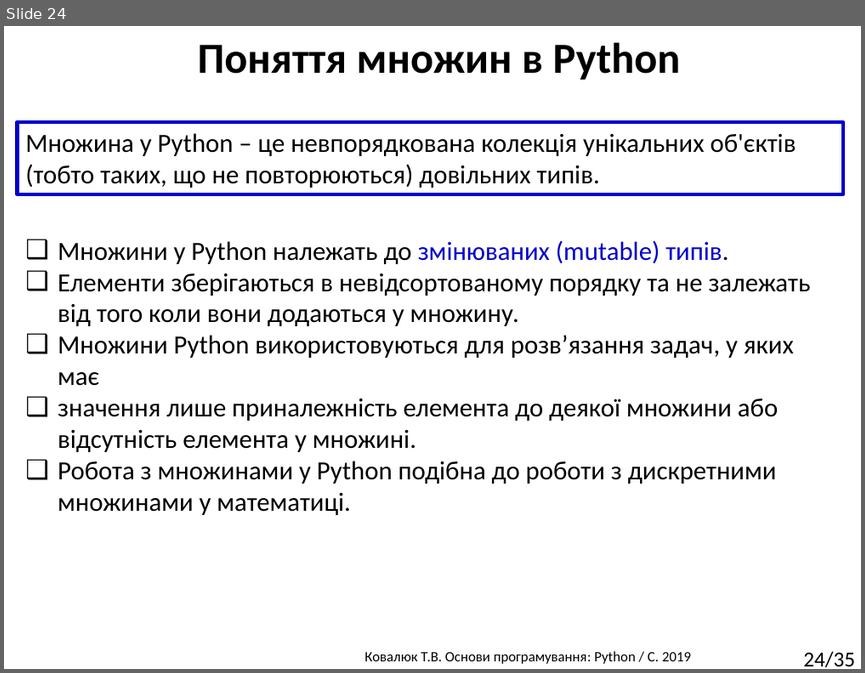
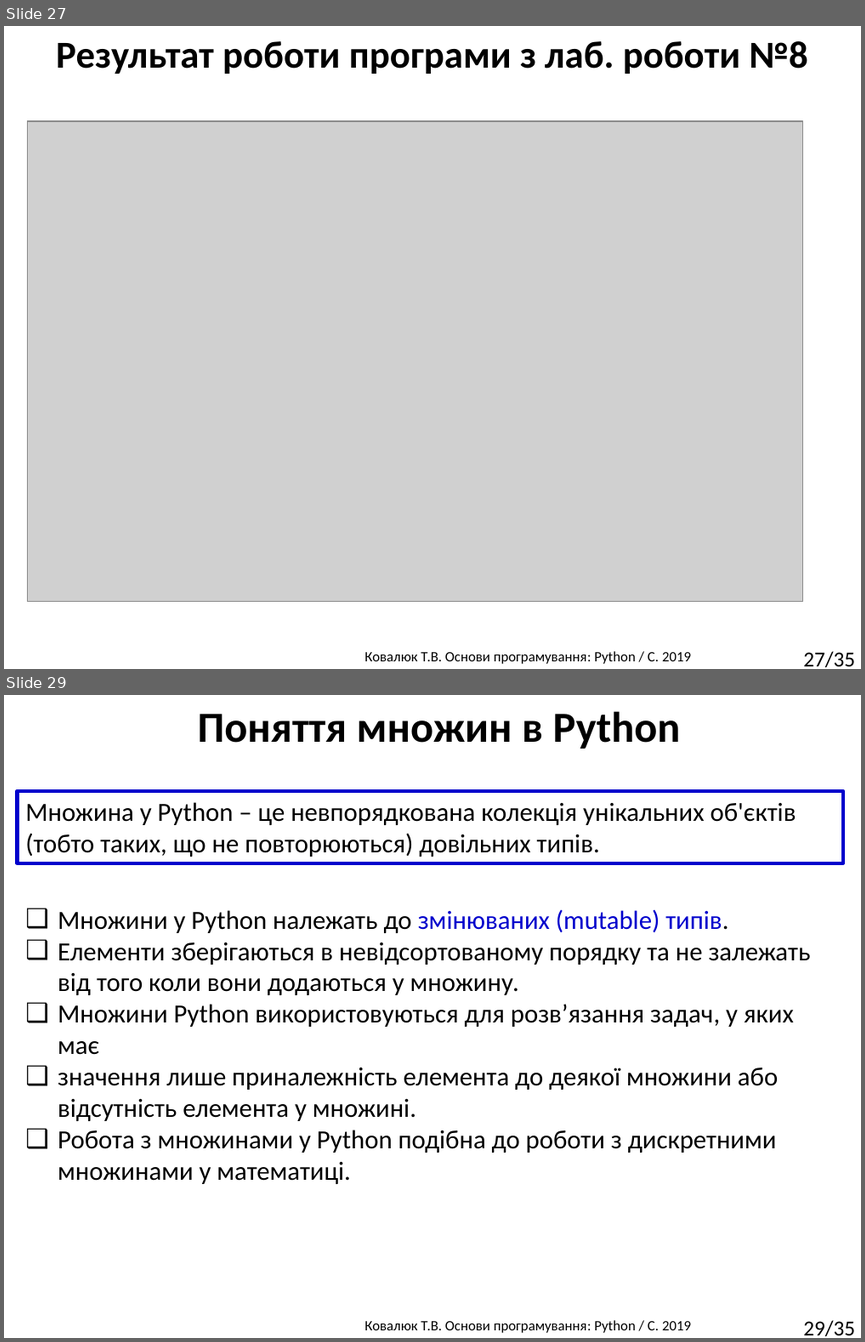
Before and after one commit to tkovalyuk/Basics-of-programming, a slide deck: lec10_python_Dictionaries+Set.pptx. Shown one above the other, each under a label of ours: slide 24 before the commit, slides 27 and 29 after it; the slides between them are not shown. The pictures are 865x673 and 865x1342 pixels, drawn with LibreOffice and Linux fonts; fonts in the diff are those of the drawing; grey boxes stand for pictures; background and template pictures are left out. Boxes give left, top, right and bottom in pixels: in the first picture for what was removed or moved away, otherwise in the second. Text is boxed around its words. In the diff, an @@ line names an element or a change of style, - is before the commit and + after.

```diff
--- a/lec10_python_Dictionaries+Set.pptx
+++ b/lec10_python_Dictionaries+Set.pptx
@@ slide 27 added at (4, 26, 861, 669), background #FFFFFF; not listed: 2 template elements that a slide beside it also shows @@
@@ text added at (56, 41, 808, 74), 32 pt, text #000000, bold @@
+Результат роботи програми з лаб. роботи №8
@@ picture added at (28, 121, 802, 601) @@
@@ what was slide 24 is now slide 29 @@
@@ page number at (803, 1320, 855, 1336): text changed @@
-24/35
+29/35
```
Also in this commit, not shown: 5 slides changed, 4 other slides added.
